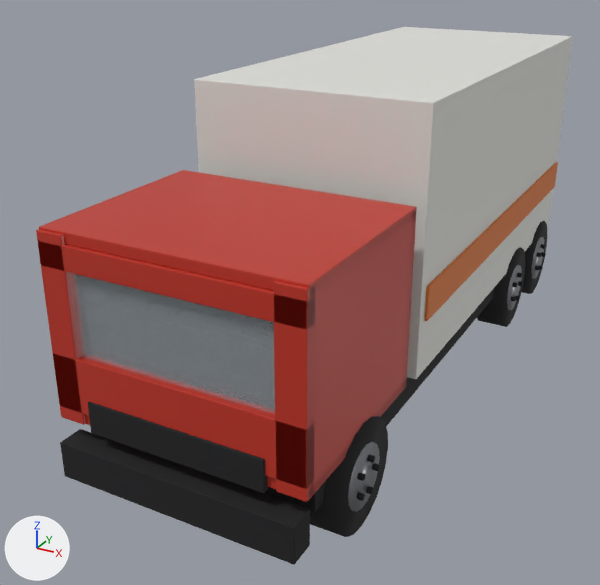
The glTF model assets/props/lkw.glb, before and after one commit.
Rendered twice from a camera (50 mm lens) standing at (3.56, -8.76, 4.77) and looking at (-0.57, -1.25, 1.01). The lights are fixed; the arrows at lower left show +X, +Y and +Z. The picture after the commit comes second. Vertices at exactly the same position are counted once.

The first picture shows 'karosserie', 'rad_1', 'rad_3', 'rad_5'.
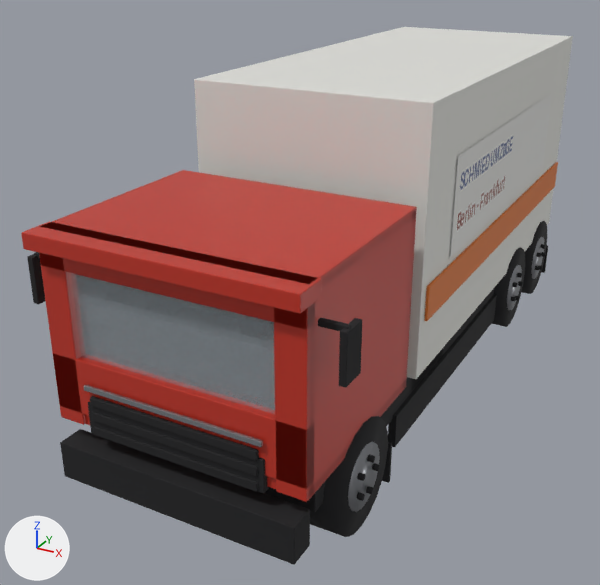
Pixel boxes [x1, y1, x2, y2] of what changed, in the pictures (600 x 585 px):
'karosserie', reshaped: before [36, 27, 573, 565]; after [21, 27, 573, 565]
part 1 of me_cube, added: after [21, 222, 322, 313]
part 2 of me_cube, added: after [90, 396, 259, 461]
part 3 of me_cube, added: after [27, 254, 45, 304]
part 4 of me_cube, added: after [318, 318, 351, 331]
part 5 of me_cube, added: after [339, 318, 362, 388]
part 6 of me_cube, added: after [388, 294, 497, 447]
part 7 of me_cube, added: after [83, 384, 263, 447]
part 8 of me_cube, added: after [382, 442, 392, 483]
part 9 of me_cube, added: after [541, 246, 548, 273]
part 10 of me_cube, added: after [450, 94, 552, 258]

The change, as a list of edits to the scene's bpy script:
```text
Change me_cube:
    remove me_cube.from_pydata(...)  # 2628 vertices, 5152 faces; spans x -1.24..1.24, y -4.47..3.35, z 0.38..3.45
    add me_cube.from_pydata(...)  # 3700 vertices, 7208 faces; spans x -1.45..1.45, y -4.51..3.35, z 0.09..3.45
    me_cube part 1: the loose piece of 56 vertices spanning x -1.2..1.2, y -4.38..-4.26, z 2.31..2.53 is copied, and the copy is scaled about its middle by (1.02, 2.6, 0.623), then moved by (0.0, -0.04, 0.14); it spans x -1.22..1.22, y -4.51..-4.21, z 2.49..2.63
    me_cube part 2: the loose piece of 56 vertices spanning x -1.2..1.2, y -4.38..-4.26, z 1.02..1.54 is copied, and the copy is scaled about its middle by (0.666, 0.287, 0.141), then moved by (0.0, -0.08, -0.08), in mat_fahrwerk (black #19191c); it spans x -0.8..0.8, y -4.42..-4.38, z 1.16..1.24
    me_cube part 3: the loose piece of 56 vertices spanning x -1.2..-0.94, y -4.38..-4.26, z 0.91..2.61 is copied, and the copy is scaled about its middle by (0.207, 2.07, 0.243), then moved by (-0.35, 0.16, 0.34), in mat_fahrwerk (black #19191c); it spans x -1.45..-1.39, y -4.28..-4.04, z 1.89..2.31
    me_cube part 4: the loose piece of 56 vertices spanning x 0.94..1.2, y -4.38..-4.26, z 0.91..2.61 is copied, and the copy is scaled about its middle by (1.16, 0.376, 0.0248), then moved by (0.21, 0.12, 0.54), in mat_fahrwerk (black #19191c); it spans x 1.13..1.43, y -4.22..-4.17, z 2.27..2.33
    me_cube part 5: the loose piece of 56 vertices spanning x 0.94..1.2, y -4.38..-4.26, z 0.91..2.61 is copied, and the copy is scaled about its middle by (0.207, 2.07, 0.243), then moved by (0.35, 0.16, 0.34), in mat_fahrwerk (black #19191c); it spans x 1.39..1.45, y -4.28..-4.04, z 1.89..2.31
    me_cube part 6: the loose piece of 56 vertices spanning x -1.1..1.1, y -4.05..3.35, z 0.55..0.9 is copied, and the copy is scaled about its middle by (0.0328, 0.432, 1), then moved by (1.1, -0.55, -0.3); it spans x 1.06..1.14, y -2.5..0.7, z 0.24..0.59
    me_cube part 7: the loose piece of 56 vertices spanning x -1.2..1.2, y -4.38..-4.26, z 1.02..1.54 is copied, and the copy is scaled about its middle by (0.707, 0.198, 0.0821), then moved by (0.0, -0.09, 0.04), in mat_chrom (grey #a6a8ad); it spans x -0.85..0.85, y -4.42..-4.39, z 1.3..1.35
    me_cube part 8: the loose piece of 56 vertices spanning x 0.22..0.82, y -3.38..-3.02, z 1.08..1.52 is copied, and the copy is scaled about its middle by (0.595, 0.0911, 0.954), then moved by (0.53, 0.38, -1.0), in mat_gummi (black #1c1c1f); it spans x 0.87..1.23, y -2.84..-2.8, z 0.09..0.51
    me_cube part 9: the loose piece of 56 vertices spanning x -1.1..1.1, y -4.05..3.35, z 0.55..0.9 is copied, and the copy is scaled about its middle by (0.161, 0.00433, 1.2), then moved by (1.05, 3.33, -0.42), in mat_gummi (black #1c1c1f); it spans x 0.87..1.23, y 2.96..3.0, z 0.09..0.51
    me_cube part 10: 8 vertices added at x -1.22..1.22, y -1.5..2.1, z 1.85..2.85
    other edits to the shape of me_cube do not show in these pictures
    add me_cube.materials.append(mat_chrom)  # grey #a6a8ad
    add me_cube.materials.append(mat_gummi)  # black #1c1c1f
    add me_cube.materials.append(mat_schriftzug)  # picture img_lkw_schriftzug
```
